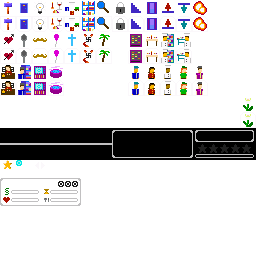
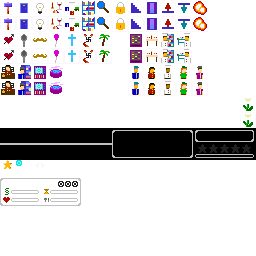
Layered file, before and after one edit (256px x 256px). Changes by layer:
painted on "hud.png" over [116, 7, 125, 30]
